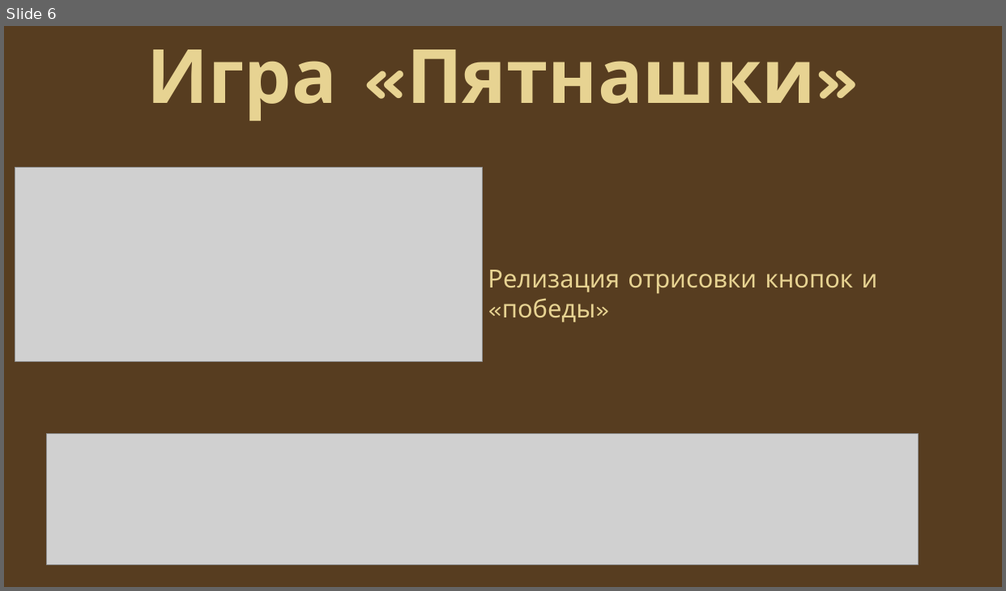
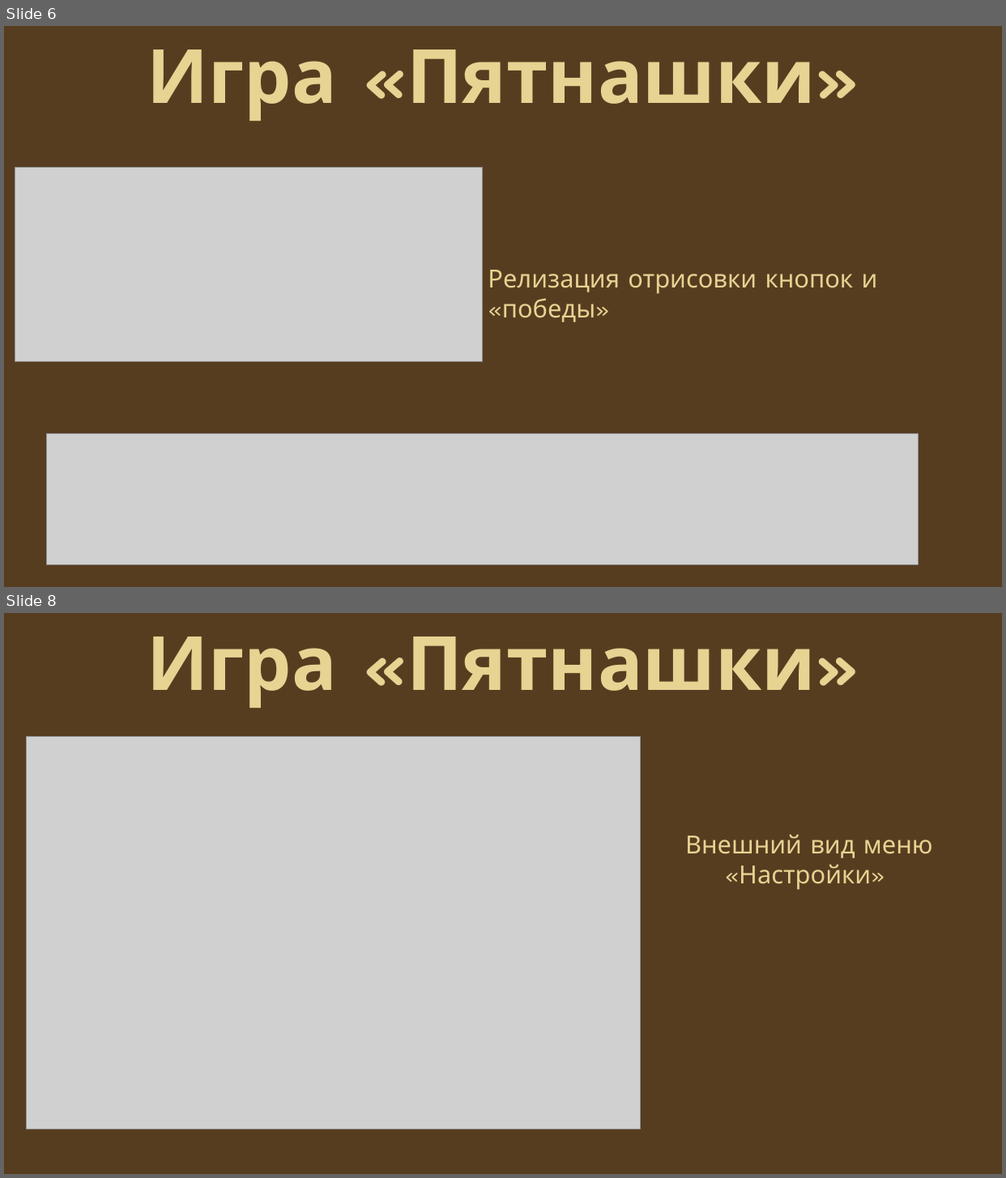
Before and after one commit to DjonniStorm/pyatnashki, a slide deck: pyatnashki/Игра «Пятнашки».pptx. Shown one above the other, each under a label of ours: slide 6 before the commit, slides 6 and 8 after it; the slides between them are not shown. The pictures are 1006x591 and 1006x1178 pixels, drawn with LibreOffice and Linux fonts; fonts in the diff are those of the drawing; grey boxes stand for pictures. Boxes give left, top, right and bottom in pixels: in the first picture for what was removed or moved away, otherwise in the second. Text is boxed around its words. In the diff, an @@ line names an element or a change of style, - is before the commit and + after.

```diff
--- a/pyatnashki/Игра «Пятнашки».pptx
+++ b/pyatnashki/Игра «Пятнашки».pptx
@@ slide 8 added at box(4, 613, 1002, 1174), background #573D20 @@
@@ title added at box(147, 636, 816, 708), 72 pt, text #E7D392, bold @@
+Игра «Пятнашки»
@@ picture added at box(27, 736, 641, 1130) @@
@@ text added at box(685, 834, 933, 890), 24 pt, text #E7D392 @@
+Внешний вид меню «Настройки»
```
Also in this commit, not shown: 1 slide changed, 2 other slides added, 1 other file.
